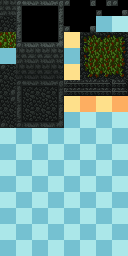
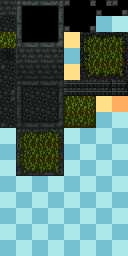
Two versions of the same layered image (128x256). Layer-by-layer changes:
painted on "Calque 14" over [0, 48, 96, 176]
